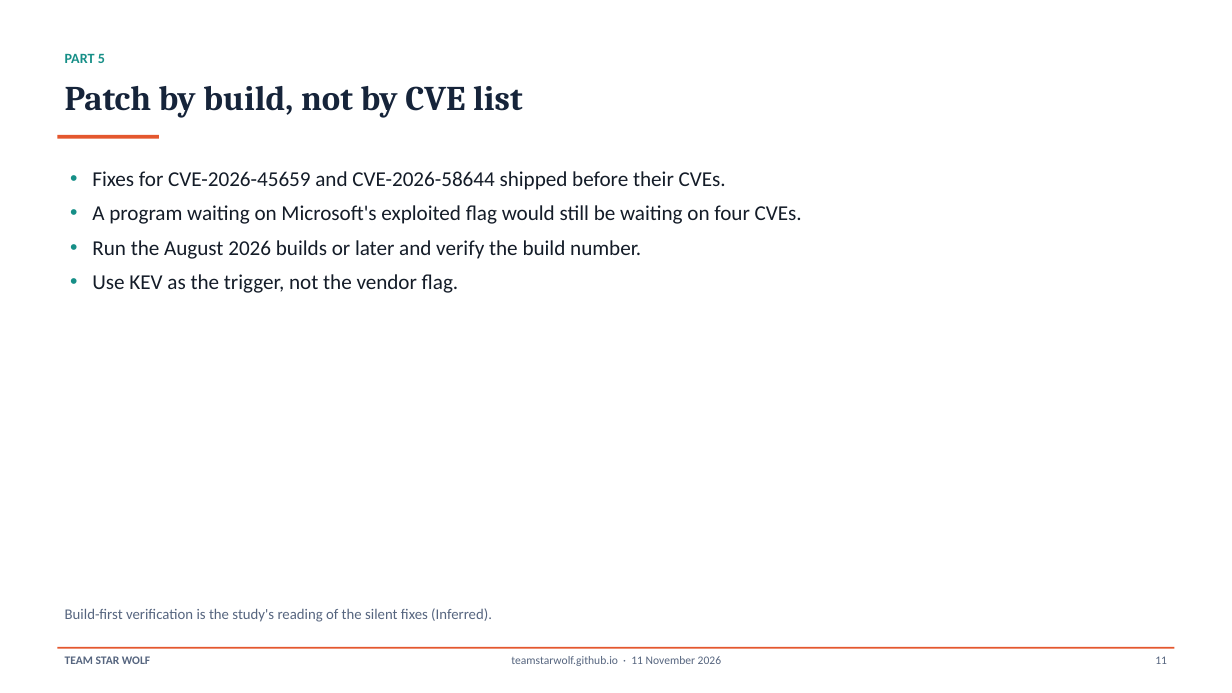
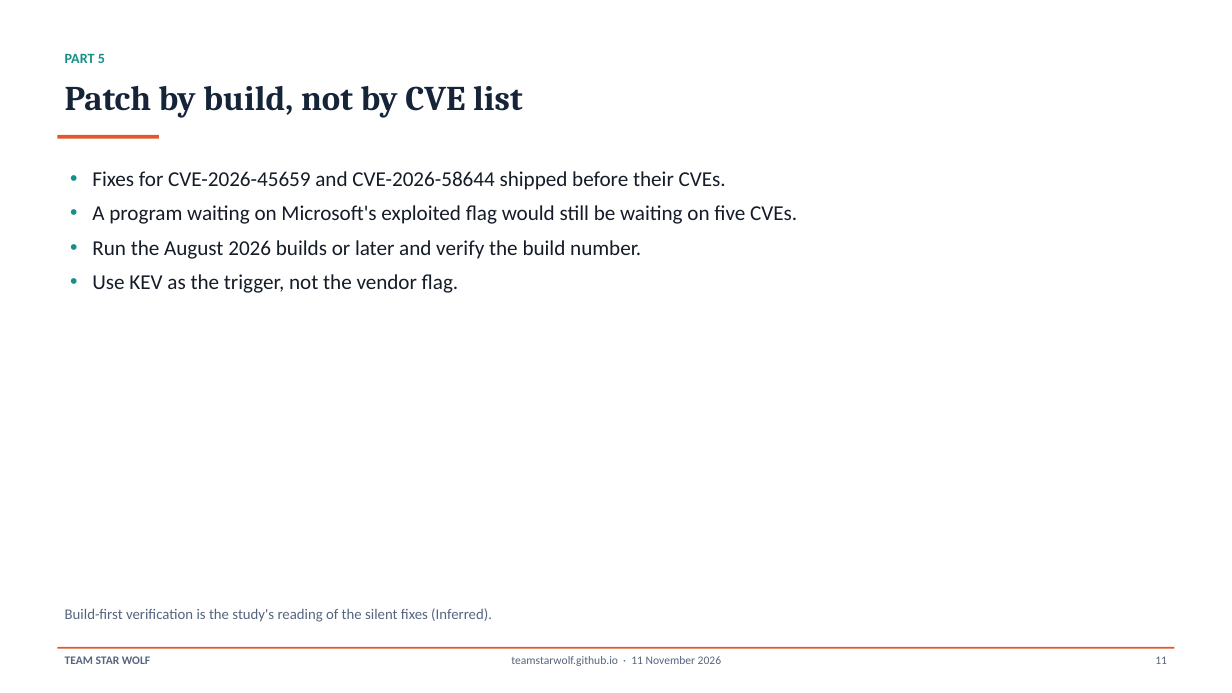
Before and after one commit to TeamStarWolf/TeamStarWolf, a slide deck: slide 11 of case-studies/slides/SharePoint_2026_Exploitation_Case_Study.pptx. Drawn at 1232x693 pixels with LibreOffice and Linux fonts; fonts in the diff are those of the drawing. Boxes give left, top, right and bottom in pixels: in the first picture for what was removed or moved away, otherwise in the second. Text is boxed around its words. In the diff, an @@ line names an element or a change of style, - is before the commit and + after.

```diff
--- a/case-studies/slides/SharePoint_2026_Exploitation_Case_Study.pptx
+++ b/case-studies/slides/SharePoint_2026_Exploitation_Case_Study.pptx
@@ text at (92, 205, 797, 224): text changed @@
-• A program waiting on Microsoft's exploited flag would still be waiting on four CVEs.
+• A program waiting on Microsoft's exploited flag would still be waiting on five CVEs.
```
Also in this commit, not shown: 4 other slides changed, 4 other files.
